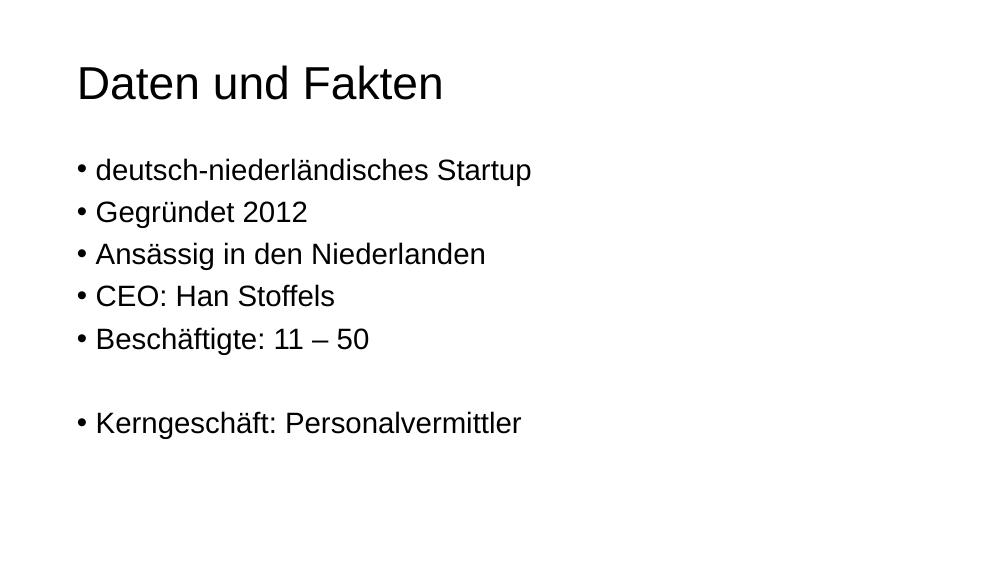
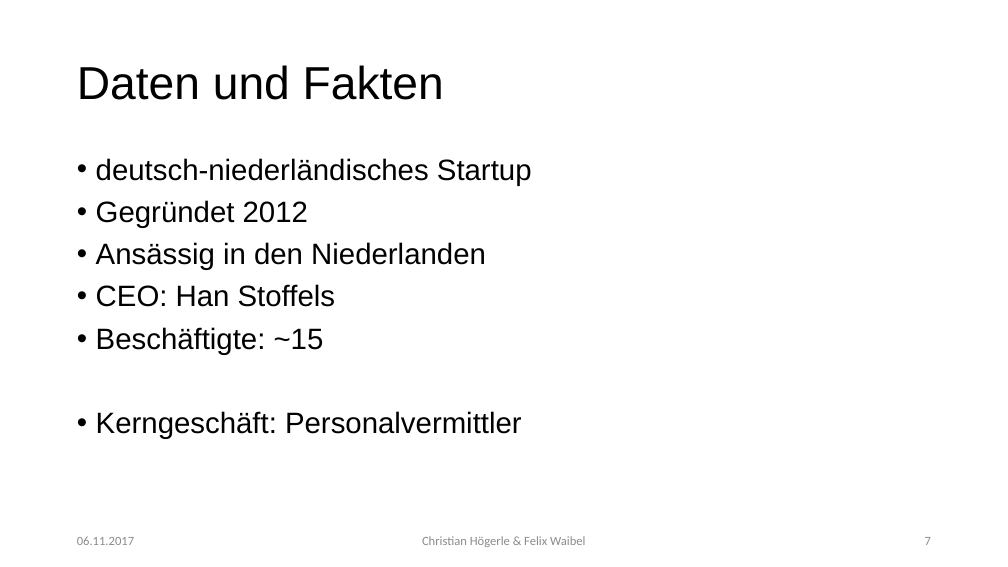
Before and after one commit to Fewa93/8vance, a slide deck: slide 7 of 8vance.pptx (slide 3 before the commit). Drawn at 1008x567 pixels with LibreOffice and Linux fonts; fonts in the diff are those of the drawing. Boxes give left, top, right and bottom in pixels: in the first picture for what was removed or moved away, otherwise in the second. Text is boxed around its words. In the diff, an @@ line names an element or a change of style, - is before the commit and + after.

```diff
--- a/8vance.pptx
+++ b/8vance.pptx
@@ text at (96,327,324,355): text changed @@
-• Beschäftigte: 11 – 50
+• Beschäftigte: ~15
@@ text added at (77,536,134,545), 12 pt, text #8C8C8C @@
+06.11.2017
@@ text added at (422,536,585,547), 12 pt, text #8C8C8C @@
+Christian Högerle & Felix Waibel
@@ page number added at (925,537,931,545), 12 pt, text #8C8C8C @@
+7
```
Also in this commit, not shown: 8 other slides changed, 10 slides added, 5 slides removed, 8 other files.
